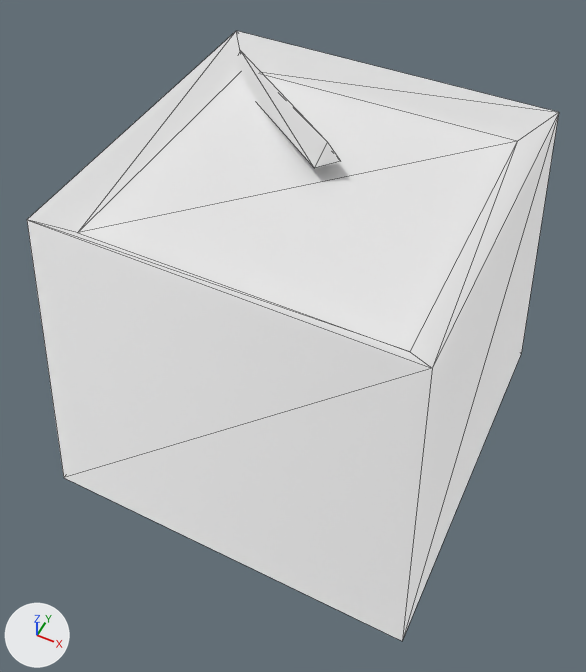
The glTF model game/assets/objects/d_lightpost_dam.glb, before and after one commit.
Both versions are drawn from a 50 mm camera at (2.7, 2.67, 8.74) aimed at (-0.07, 8.2, 1.83). Arrows for +X, +Y and +Z are at lower left; the lights stay in place. The older version comes first. Mesh edges are drawn as thin lines.

The older version as bpy lines, for what is in view:
```python
me_davionlightpostdam = bpy.data.meshes.new('DavionLightPostDam')
me_davionlightpostdam.from_pydata(...)  # 19 vertices, 28 faces; spans x -2.27..2.27, y 6.24..10.81, z 0.0..4.16
ob_davionlightpostdam = bpy.data.objects.new('DavionLightPostDam', me_davionlightpostdam)
ob_davionlightpostdam.location = (-0.03, 0.0, 0.0)
```
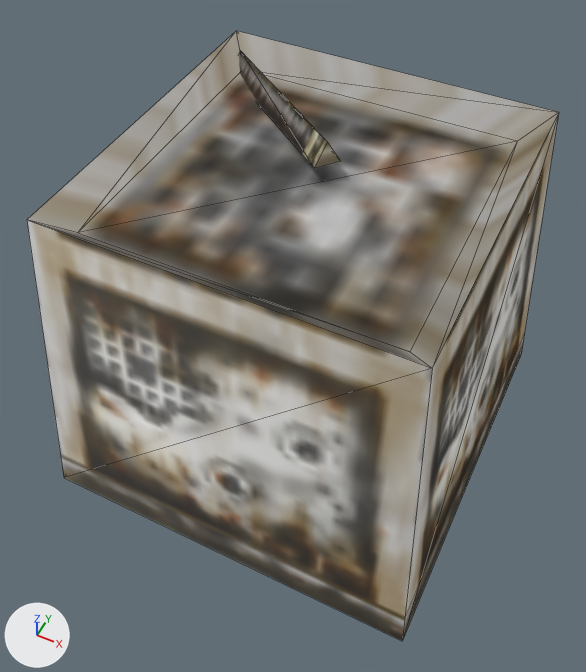
The change in detail:
Picture 'Image_0' (img_image_0) is new.
Material 'mech' (mat_mech) is new.
Its texture is img_image_0.
Its metallic is 0.3.
Its roughness is 0.6.
me_davionlightpostdam has 19 vertices, 28 faces and spans x -2.27..2.27, y 6.24..10.81, z 0.0..4.16.
me_davionlightpostdam gains material mat_mech (picture img_image_0).

What differs and where, as boxes [x1, y1, x2, y2] in the pictures (586 x 672 px):
'DavionLightPostDam', recoloured (darker)
    both: [27, 31, 559, 641]
